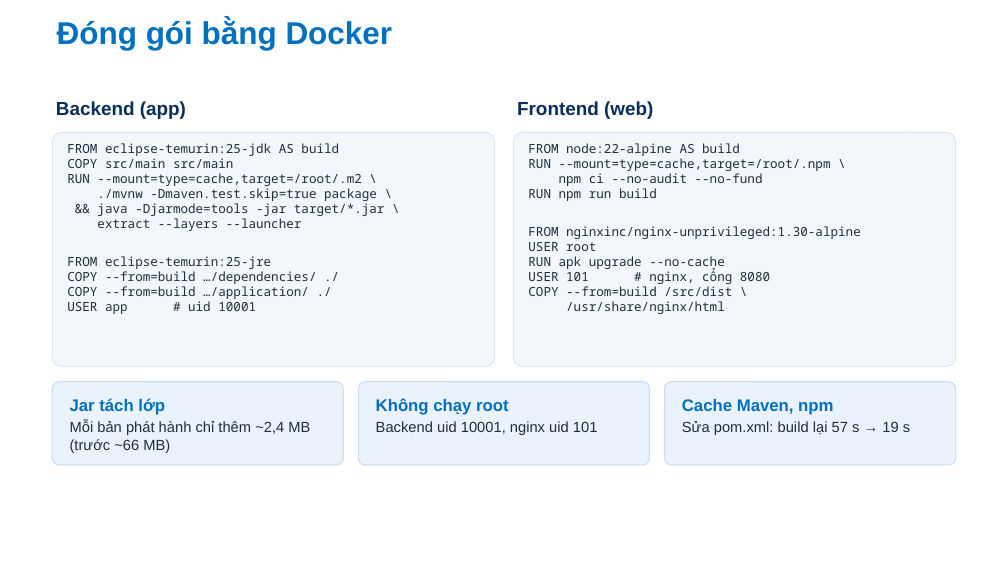
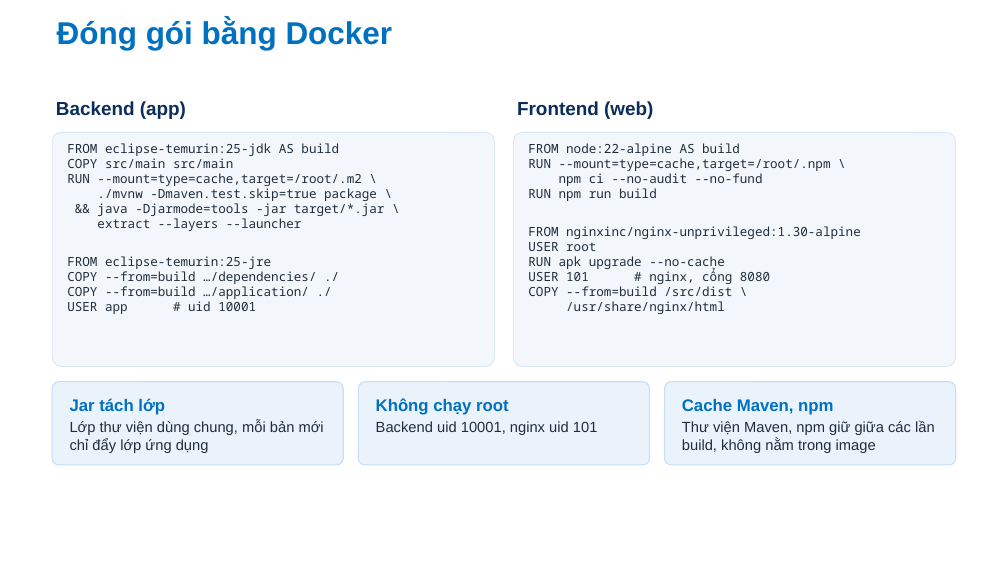
Before and after one commit to Anpham120/restaurant-management-system, a slide deck: slide 12 of docs/bao-cao/Slide_TrienKhaiPhanMem_AtlasRestaurant.pptx. Drawn at 1008x567 pixels with LibreOffice and Linux fonts; fonts in the diff are those of the drawing; background and template pictures are left out. Boxes give left, top, right and bottom in pixels: in the first picture for what was removed or moved away, otherwise in the second. Text is boxed around its words. In the diff, an @@ line names an element or a change of style, - is before the commit and + after.

```diff
--- a/docs/bao-cao/Slide_TrienKhaiPhanMem_AtlasRestaurant.pptx
+++ b/docs/bao-cao/Slide_TrienKhaiPhanMem_AtlasRestaurant.pptx
@@ text at [70,420,324,453]: text changed @@
-Mỗi bản phát hành chỉ thêm ~2,4 MB (trước ~66 MB)
+Lớp thư viện dùng chung, mỗi bản mới chỉ đẩy lớp ứng dụng
@@ text at [682,420,935,453]: text changed @@
-Sửa pom.xml: build lại 57 s → 19 s
+Thư viện Maven, npm giữ giữa các lần build, không nằm trong image
```
Also in this commit, not shown: 9 other slides changed, 1 other file.
